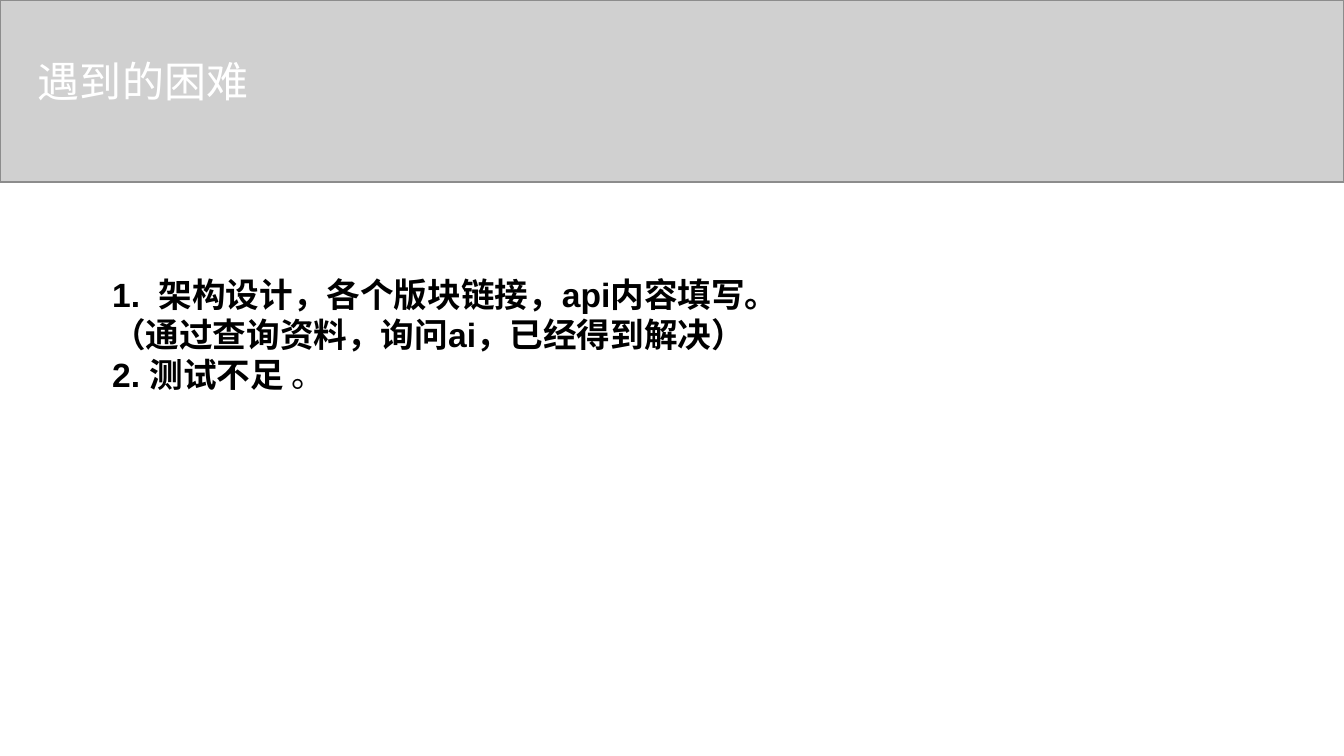
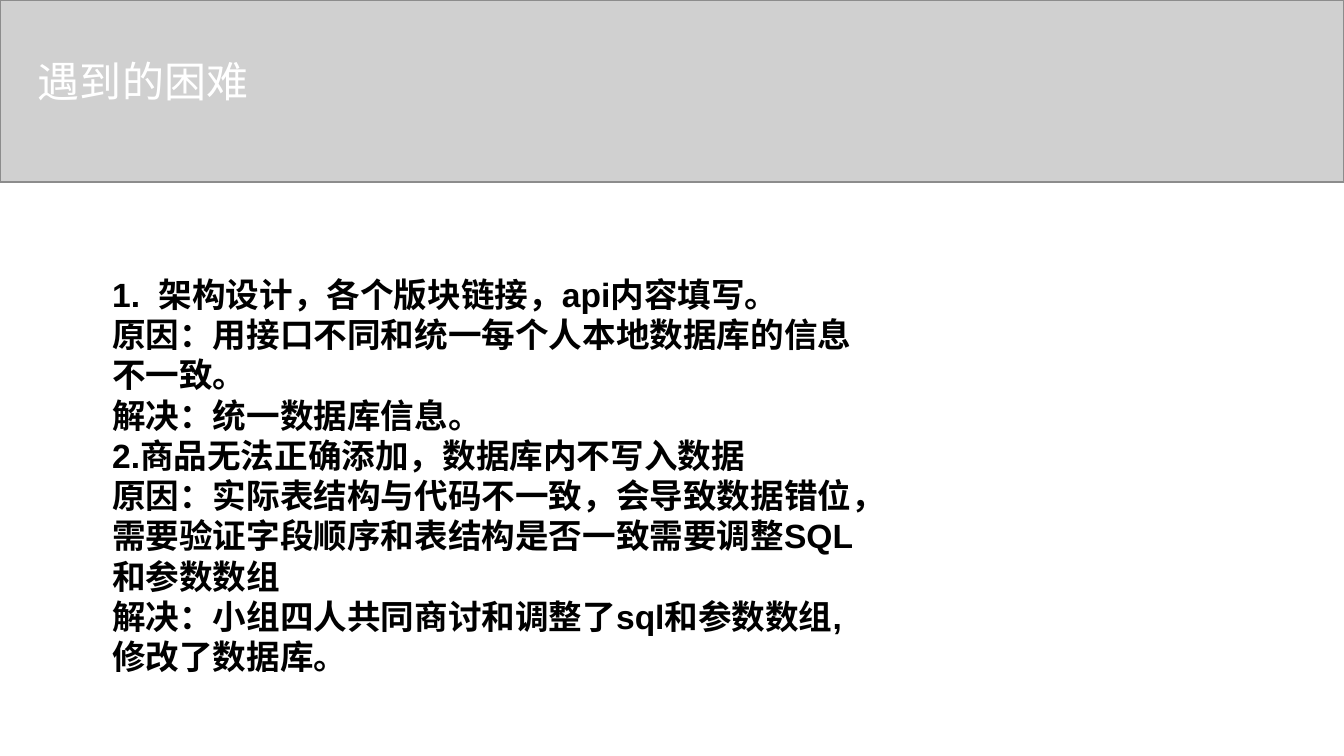
Before and after one commit to qinran6/vue-ego1, a slide deck: slide 9 of 3组_商城后台管理系统_中期报告.pptx. Drawn at 1344x756 pixels with LibreOffice and Linux fonts; fonts in the diff are those of the drawing; grey boxes stand for pictures. Boxes give left, top, right and bottom in pixels: in the first picture for what was removed or moved away, otherwise in the second. Text is boxed around its words. In the diff, an @@ line names an element or a change of style, - is before the commit and + after.

Commit message:
修改ppt

```diff
--- a/3组_商城后台管理系统_中期报告.pptx
+++ b/3组_商城后台管理系统_中期报告.pptx
@@ text at (112, 312, 885, 672): text changed @@
-（通过查询资料，询问ai，已经得到解决）
-2. 测试不足 。
+原因：用接口不同和统一每个人本地数据库的信息不一致。
+解决：统一数据库信息。
+2.商品无法正确添加，数据库内不写入数据
+原因：实际表结构与代码不一致，会导致数据错位，需要验证字段顺序和表结构是否一致需要调整SQL和参数数组
+解决：小组四人共同商讨和调整了sql和参数数组,修改了数据库。
```
Also in this commit, not shown: 1 other slide changed, 1 slide added, 2 slides removed.
